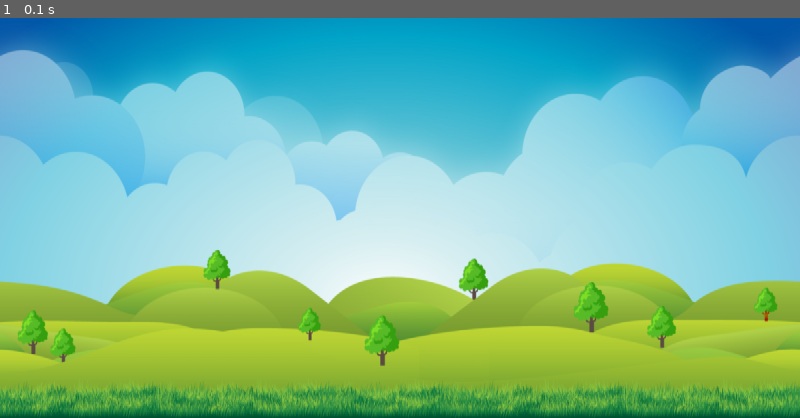
Above: before the commit, frame 1.
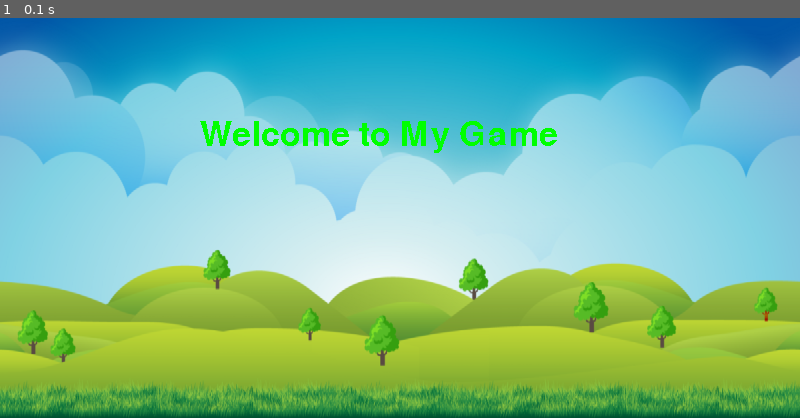
Above: after the commit, the same moment.

Repository: darkcohiba/pygames-first-plat
Game: pygame game, started from main.py
Two runs of this game, one before a commit and one after it. Both use one fixed random seed, a clock stepped at 60 frames per second and the inputs below.
Inputs:
- Up to frame 1 (0.1 s): no input

The runs differ from the first frame. In frame 1, 1.1% of the frame differs, in the area x 25-70%, y 25-34%.

Commit message:
chore: added images

Diff:
--- a/main.py
+++ b/main.py
@@ -6,6 +6,13 @@
 screen = pygame.display.set_mode((800, 400))
 pygame.display.set_caption('Runner')
 clock = pygame.time.Clock()
+# set our font to default with a size of 50
+test_font = pygame.font.Font(None, 50)
+
+# test text surface for menu
+welcome_message = test_font.render("Welcome to My Game", False, "Green")
+
+
 
 
 background_surface = pygame.image.load('graphics/bg/URy5F.png')
@@ -18,6 +25,7 @@
 
     # background
     screen.blit(background_surface, (0, 0))
+    screen.blit(welcome_message, (200, 100))
     # x axis, y axis, 0, 0 is the top left corner
     pygame.display.update()
     clock.tick(60)
